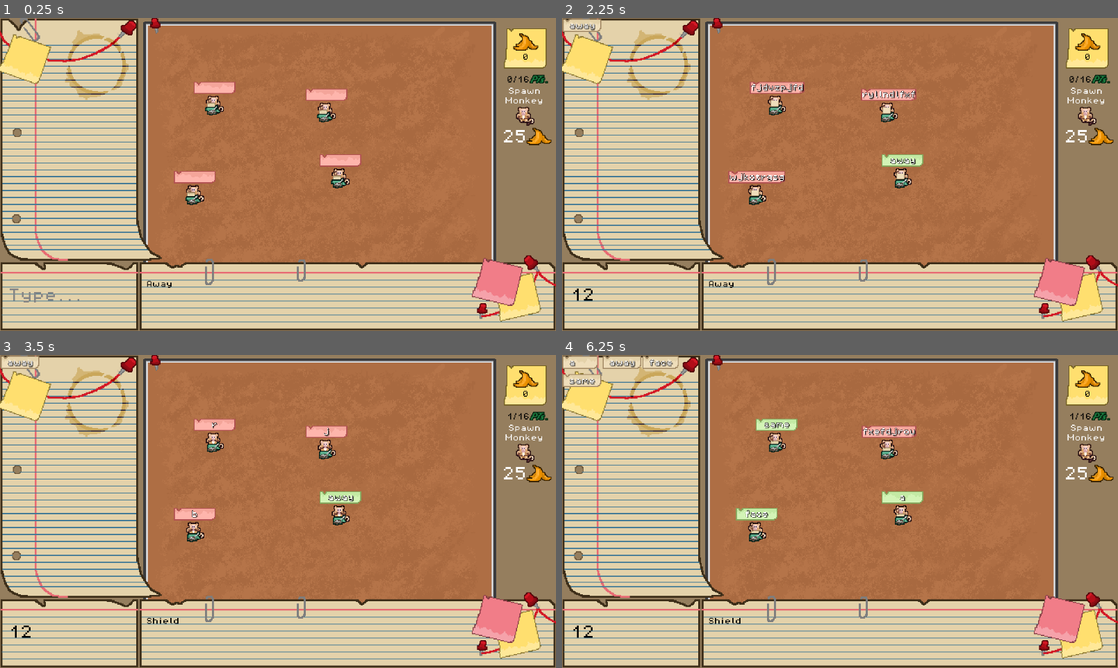
Above: before the commit, frames 1-4 (two rows, left to right).
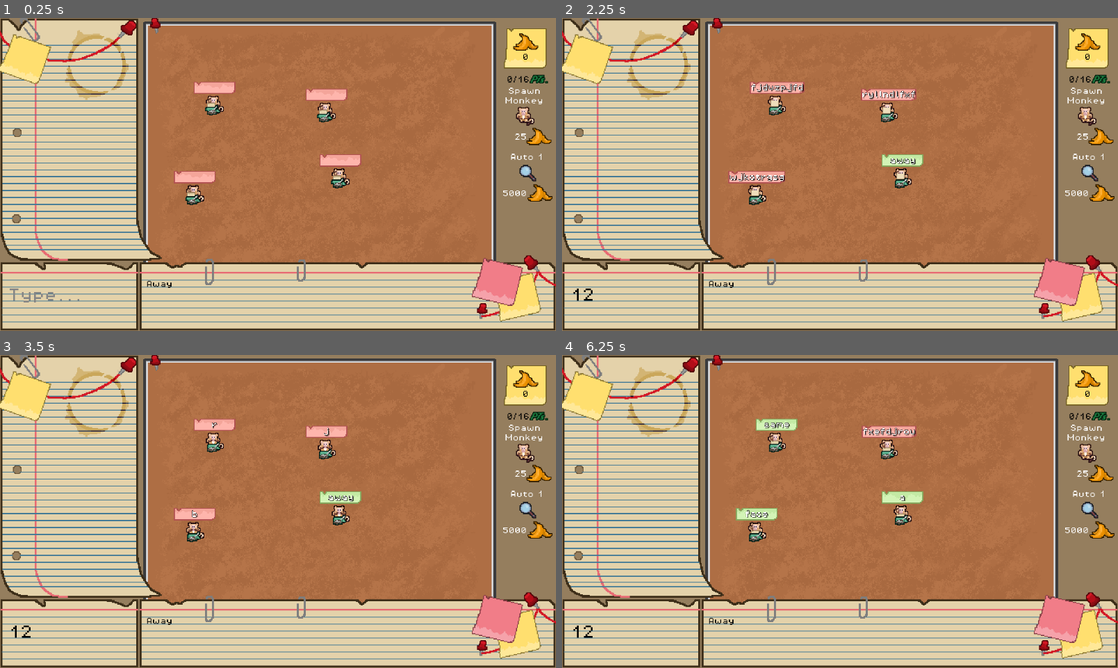
Above: after the commit, the same moments.

Repository: levienk/GMTK-Game-Jam-2024
Game: Godot game, scene res://game.tscn
Same seed, same stepped clock (60 frames per second), same inputs: the game is played once before the commit and once after it.
Inputs (mouse positions are in pixels of both pictures, inside the frame that each line leads up to):
- Up to frame 1 (0.25 s): no input
- Up to frame 2 (2.25 s): click (634, 296) at 0.52 s; type "12" at 0.6 s; click (1090, 171) at 1.25 s, where only the run after the commit has a clickable "5000"; click "25" at 2 s
- Up to frame 3 (3.5 s): click (16, 361) at 2.77 s
- Up to frame 4 (6.25 s): click "25" at 3.5 s; click (578, 361) at 4.27 s; click (1090, 508) at 5 s, where only the run after the commit has a clickable "5000"; click (578, 361) at 5.77 s

The runs differ from the first frame. In frame 1, 0.4% of the frame differs, in the area x 90-100%, y 35-59%; in frame 2, 0.6%; in frame 3, 0.7%; in frame 4, 1.2%, in the area x 0-100%, y 0-87%.

Commit message:
Implement Auto level 1

Diff:
--- a/game.tscn
+++ b/game.tscn
@@ -8,6 +8,7 @@
 [ext_resource type="PackedScene" uid="uid://crtew8dttcvtd" path="res://interface/shop_buttons/monkey_button.tscn" id="4_nytqr"]
 [ext_resource type="PackedScene" uid="uid://c1ociivssjn43" path="res://interface/line_edit.tscn" id="5_1mtwb"]
 [ext_resource type="PackedScene" uid="uid://dkgg620vc5iym" path="res://interface/points.tscn" id="5_n2ph4"]
+[ext_resource type="PackedScene" uid="uid://cfysk3jibfisb" path="res://interface/shop_buttons/auto_move_button.tscn" id="6_dovn3"]
 [ext_resource type="PackedScene" uid="uid://cuhl7weq4iso3" path="res://interface/quote_box.tscn" id="7_12ej7"]
 [ext_resource type="PackedScene" uid="uid://yswp1x6mlj2a" path="res://word_bank.tscn" id="7_x0vgp"]
 
@@ -42,6 +43,14 @@
 offset_right = 615.0
 offset_bottom = 124.0
 
+[node name="AutoMoveButton" parent="Interface/Shop" instance=ExtResource("6_dovn3")]
+offset_left = 591.0
+offset_top = 162.0
+offset_right = 623.0
+offset_bottom = 194.0
+price = 5000
+level_2_price = 7000
+
 [node name="Bananas" parent="Interface" instance=ExtResource("4_7lhl4")]
 position = Vector2(589, 44)
 
--- a/interface/line_edit.gd
+++ b/interface/line_edit.gd
@@ -2,20 +2,25 @@
 
 var words_found: Array
 var words_not_typed: Array
+var auto_mode = false
 
 signal new_word_typed(word: String)
 
 # Called when the node enters the scene tree for the first time.
 func _ready() -> void:
 	SignalBus.word_found.connect(_on_word_found)
+	SignalBus.auto_1_enabled.connect(_on_auto_1_enabled)
+	#SignalBus.auto_2_enabled.connect(_on_auto_2_enabled)
 
 # Recieve Signal
 func _on_word_found(word: String):
 	# If the word was not already found
+
 	if not words_found.has(word) and not words_not_typed.has(word):
+		if auto_mode:
+			new_word_typed.emit(word)
+			Bananas.add_score(100)
 		words_not_typed.append(word)
-		# TODO REMOVE
-		new_word_typed.emit(word)
 
 # When the user has entered a word
 func _input(event: InputEvent) -> void:
@@ -33,3 +38,9 @@
 		# Test
 		print(words_found)
 		print(words_not_typed)
+
+func _on_auto_1_enabled():
+	clear()
+	placeholder_text = "AUTO..."
+	editable = false
+	auto_mode = true
--- /dev/null
+++ b/interface/shop_buttons/auto_move_button.gd
@@ -0,0 +1,28 @@
+extends TextureButton
+
+@onready var price_label: Label = $Price
+@onready var description_label: Label = $Description
+
+@export var price = 5000
+@export var level_2_price = 7000
+var level = 1
+
+# Called when the node enters the scene tree for the first time.
+func _ready() -> void:
+	price_label.text = str(price)
+
+func _pressed() -> void:
+	if Bananas.subtract_score(price) and level == 1:
+		SignalBus.auto_1_enabled.emit()
+		level += 1
+		level_up()
+	elif Bananas.subtract_score(price) and level == 2:
+		SignalBus.auto_2_enabled.emit()
+		modulate.a = .5
+		disabled = true
+
+func level_up():
+	texture_normal = load("res://assets/art/sprites/Auto_2.png")
+	price = level_2_price
+	price_label.text = str(price)
+	description_label.text = "Auto 2"
--- /dev/null
+++ b/interface/shop_buttons/auto_move_button.tscn
@@ -0,0 +1,54 @@
+[gd_scene load_steps=4 format=3 uid="uid://cfysk3jibfisb"]
+
+[ext_resource type="Texture2D" uid="uid://dsg7k5rlgnye3" path="res://assets/art/sprites/Auto_1.png" id="1_pwrqo"]
+[ext_resource type="Script" path="res://interface/shop_buttons/auto_move_button.gd" id="2_hfapp"]
+[ext_resource type="Texture2D" uid="uid://c5ph2x5p8c0up" path="res://assets/art/sprites/Banana.png" id="3_6gej3"]
+
+[node name="AutoMoveButton" type="TextureButton"]
+offset_left = -15.0
+offset_top = -26.0
+offset_right = 17.0
+offset_bottom = 6.0
+texture_normal = ExtResource("1_pwrqo")
+script = ExtResource("2_hfapp")
+
+[node name="TextureRect" type="TextureRect" parent="."]
+layout_mode = 0
+offset_left = 6.0
+offset_top = 17.0
+offset_right = 54.0
+offset_bottom = 65.0
+texture = ExtResource("3_6gej3")
+
+[node name="Price" type="Label" parent="."]
+layout_mode = 1
+anchors_preset = 1
+anchor_left = 1.0
+anchor_right = 1.0
+offset_left = -47.0
+offset_top = 32.0
+offset_right = -17.0
+offset_bottom = 48.0
+grow_horizontal = 0
+theme_override_font_sizes/font_size = 8
+text = "3000"
+horizontal_alignment = 2
+vertical_alignment = 1
+
+[node name="Description" type="Label" parent="."]
+layout_mode = 1
+anchors_preset = 8
+anchor_left = 0.5
+anchor_top = 0.5
+anchor_right = 0.5
+anchor_bottom = 0.5
+offset_left = -36.0
+offset_top = -35.0
+offset_right = 34.0
+grow_horizontal = 2
+grow_vertical = 2
+theme_override_font_sizes/font_size = 8
+text = "Auto 1"
+horizontal_alignment = 1
+vertical_alignment = 1
+autowrap_mode = 3
--- a/monkey_button.gd
+++ b/interface/shop_buttons/monkey_button.gd
@@ -8,6 +8,5 @@
 	price_label.text = str(price)
 
 func _pressed() -> void:
-	print("hello!")
 	if Bananas.subtract_score(price):
 		SignalBus.spawn_monkey.emit()
--- a/interface/shop_buttons/monkey_button.tscn
+++ b/interface/shop_buttons/monkey_button.tscn
@@ -1,7 +1,7 @@
 [gd_scene load_steps=4 format=3 uid="uid://crtew8dttcvtd"]
 
 [ext_resource type="Texture2D" uid="uid://c8dev0e06jdyv" path="res://assets/art/sprites/Monkey1_idle_1-export.png" id="1_fb3e1"]
-[ext_resource type="Script" path="res://monkey_button.gd" id="2_x23fy"]
+[ext_resource type="Script" path="res://interface/shop_buttons/monkey_button.gd" id="2_x23fy"]
 [ext_resource type="Texture2D" uid="uid://c5ph2x5p8c0up" path="res://assets/art/sprites/Banana.png" id="3_057l3"]
 
 [node name="MonkeyButton" type="TextureButton"]
@@ -29,8 +29,10 @@
 offset_right = -9.0
 offset_bottom = 43.0
 grow_horizontal = 0
+theme_override_font_sizes/font_size = 8
 text = "25"
 horizontal_alignment = 2
+vertical_alignment = 1
 
 [node name="Description" type="Label" parent="."]
 layout_mode = 1
--- a/signal_bus.gd
+++ b/signal_bus.gd
@@ -9,3 +9,7 @@
 signal spawn_monkey()
 
 signal send_word_to_quote(word: String)
+
+signal auto_1_enabled()
+
+signal auto_2_enabled()
Not shown: 1 places in game.tscn that only renumber resources
